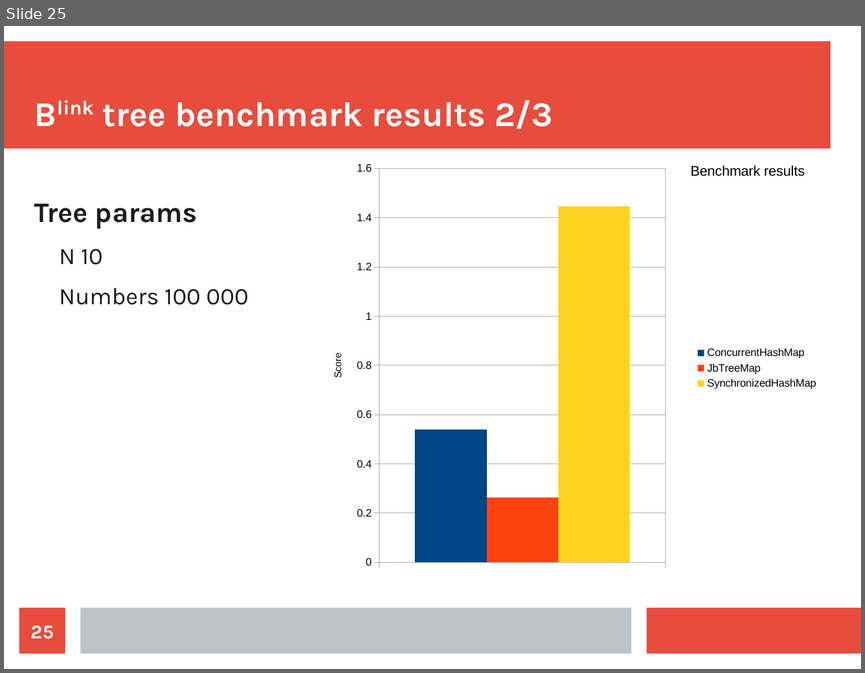
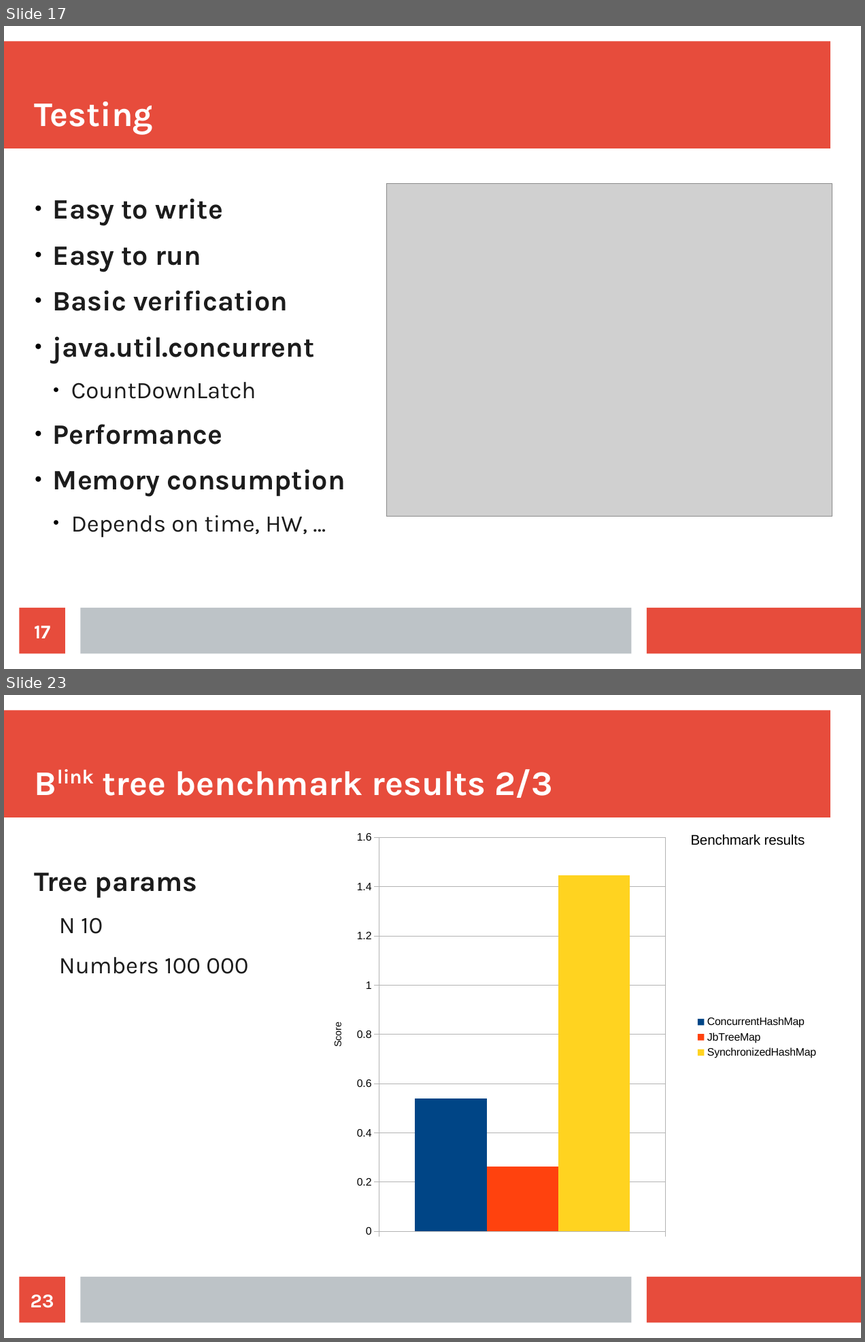
Before and after one commit to jajir/jbtree, a slide deck: jbtree/src/presentation/jbtree-0.1.odp. Shown one above the other, each under a label of ours: slide 25 before the commit, slides 17 and 23 after it; the slides between them are not shown. The pictures are 865x673 and 865x1342 pixels, drawn with LibreOffice and Linux fonts; fonts in the diff are those of the drawing; grey boxes stand for pictures. Boxes give left, top, right and bottom in pixels: in the first picture for what was removed or moved away, otherwise in the second. Text is boxed around its words. In the diff, an @@ line names an element or a change of style, - is before the commit and + after.

```diff
--- a/jbtree/src/presentation/jbtree-0.1.odp
+++ b/jbtree/src/presentation/jbtree-0.1.odp
@@ slide 17 added at box(4, 26, 861, 669), background #FFFFFF; not listed: 3 template elements that a slide beside it also shows @@
@@ title added at box(35, 101, 153, 134), 32 pt, text #FFFFFF, bold @@
+Testing
@@ picture added at box(387, 184, 832, 516) @@
@@ text added at box(53, 198, 345, 537), 26 pt, text #1C1C1C, bold @@
+● Easy to write
+● Easy to run
+● Basic verification
+● java.util.concurrent
+  ● CountDownLatch
+● Performance
+● Memory consumption
+  ● Depends on time, HW, …
@@ page number added at box(20, 607, 65, 654), fill #E74C3C, 18 pt, text #FFFFFF, bold @@
+17
@@ what was slide 25 is now slide 23 @@
@@ page number at box(31, 1294, 54, 1308): text changed @@
-25
+23
```
Also in this commit, not shown: 11 slides changed, 3 other slides added, 2 slides removed, 6 other files.
